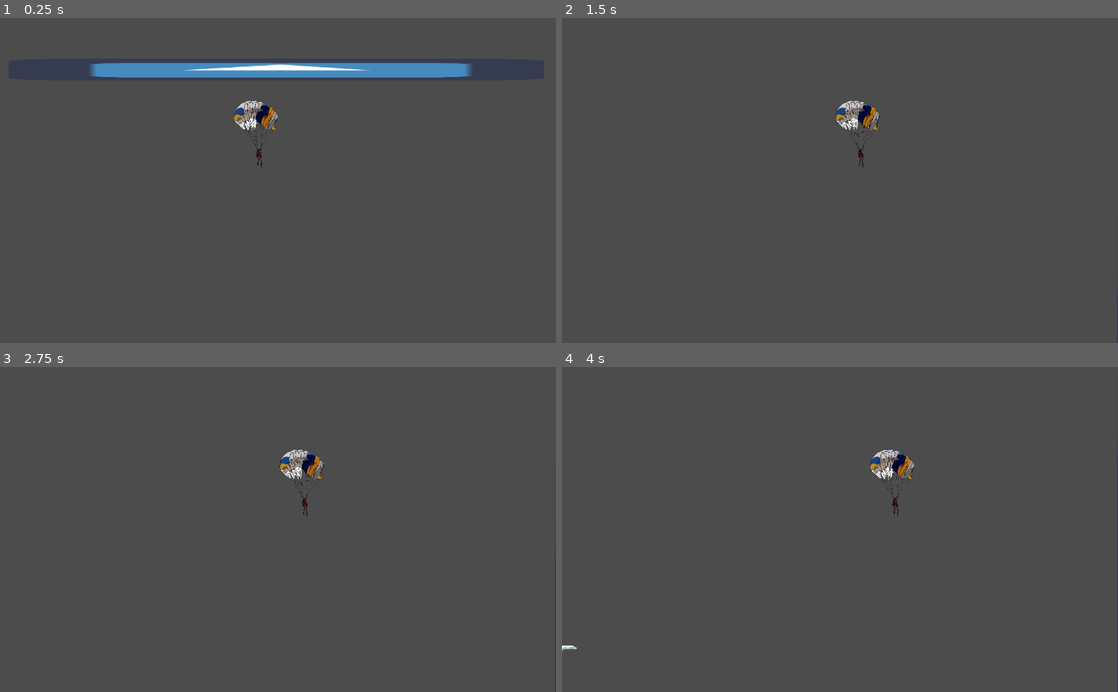
Above: before the commit, frames 1-4 (two rows, left to right).
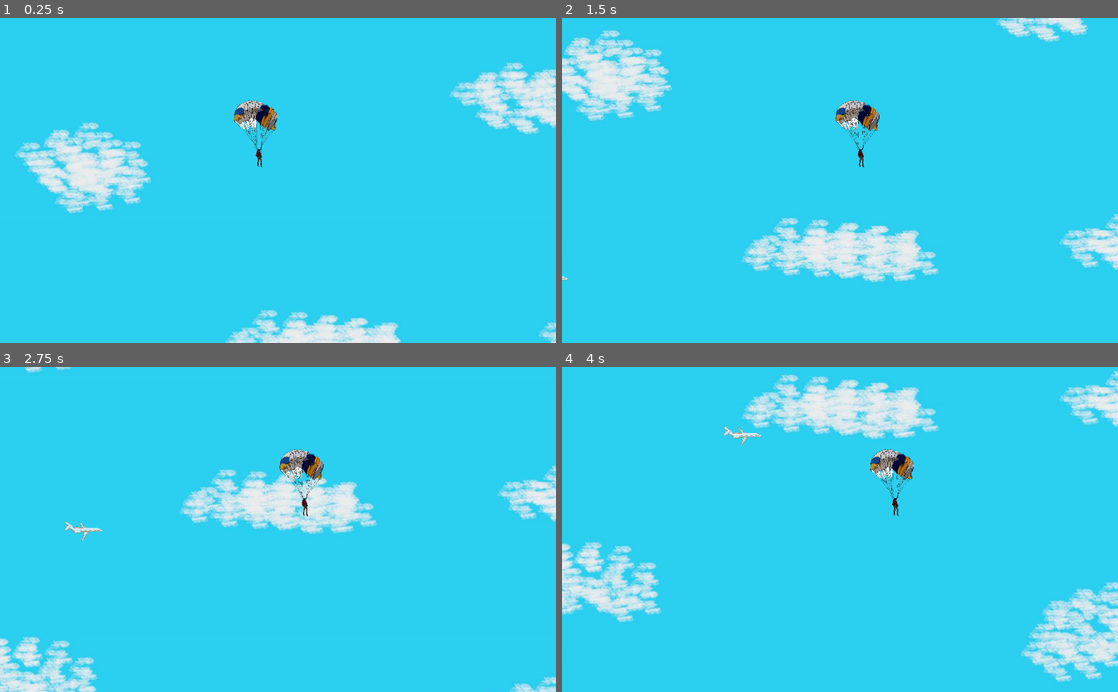
Above: after the commit, the same moments.

Repository: kevinMG01/caida_V_R_K
Game: Godot game, scene res://Nivel_1/Nivel_1.tscn
Same seed, same stepped clock (60 frames per second), same inputs: the game is played once before the commit and once after it. The project has no main scene, so this scene is started directly. The engine's default icon, where the game draws it, is replaced by a stand-in: a white triangle on a blue panel in a dark square.
Inputs:
- Up to frame 1 (0.25 s): no input
- Up to frame 2 (1.5 s): tap Enter (ui_accept) at 0.5, 0.77 s; hold Right (ui_right) 0.53-1.28 s; hold Left (ui_left) from 1.28 s (still down)
- Up to frame 3 (2.75 s): tap Enter (ui_accept) at 1.52 s; release Left (ui_left) at 2.03 s; hold Right (ui_right) from 2.03 s (still down)
- Up to frame 4 (4 s): tap Enter (ui_accept) at 3.02, 3.77 s; release Right (ui_right) at 3.53 s; hold Left (ui_left) from 3.53 s (still down)

The runs differ from the first frame. In frame 1, 99% of the frame differs, in the area x 0-100%, y 0-100%; in frame 2, 99%; in frame 3, 99%; in frame 4, 99%.

Commit message:
nivel 1
terminamos el nivel 1

Diff:
--- a/Nivel_1/Nivel_1.tscn
+++ b/Nivel_1/Nivel_1.tscn
@@ -1,22 +1,47 @@
-[gd_scene load_steps=6 format=2]
+[gd_scene load_steps=8 format=2]
 
 [ext_resource path="res://Player/Player.tscn" type="PackedScene" id=1]
 [ext_resource path="res://suelo/suelo.tscn" type="PackedScene" id=2]
 [ext_resource path="res://Enemigo/Enemigo.tscn" type="PackedScene" id=3]
 [ext_resource path="res://Nivel_1/Nivel_1.gd" type="Script" id=4]
 [ext_resource path="res://Sprites/Mundo/Sprites-fondo/Avion_fondo.tscn" type="PackedScene" id=5]
+[ext_resource path="res://Sprites/Mundo/fondo.jpeg" type="Texture" id=6]
+[ext_resource path="res://Sprites/Mundo/meta.jpeg" type="Texture" id=7]
 
 [node name="Nivel_1" type="Node2D"]
 script = ExtResource( 4 )
 
+[node name="Fondo" type="Node2D" parent="."]
+
+[node name="Fondo" type="Sprite" parent="Fondo"]
+position = Vector2( 580, -84 )
+texture = ExtResource( 6 )
+
+[node name="Fondo2" type="Sprite" parent="Fondo"]
+position = Vector2( 581, 1193 )
+texture = ExtResource( 6 )
+
+[node name="Meta" type="Sprite" parent="Fondo"]
+position = Vector2( 584, 3435 )
+texture = ExtResource( 7 )
+
+[node name="Fondo3" type="Sprite" parent="Fondo"]
+position = Vector2( 581, 2466 )
+texture = ExtResource( 6 )
+
+[node name="Avion_fondo_derecha" type="Node2D" parent="."]
+
+[node name="Avion_fondo" parent="Avion_fondo_derecha" instance=ExtResource( 5 )]
+position = Vector2( 10, -21 )
+
+[node name="Avion_fondo2" parent="Avion_fondo_derecha" instance=ExtResource( 5 )]
+position = Vector2( 55, 1181 )
+
+[node name="Avion_fondo3" parent="Avion_fondo_derecha" instance=ExtResource( 5 )]
+position = Vector2( 25, 2550 )
+
 [node name="Player" parent="." instance=ExtResource( 1 )]
 position = Vector2( 471, -493 )
-
-[node name="minimo" type="Position2D" parent="Player" groups=["min"]]
-position = Vector2( -471, -304 )
-
-[node name="maximino" type="Position2D" parent="Player" groups=["max"]]
-position = Vector2( 632, 4231 )
 
 [node name="Camera2D" type="Camera2D" parent="Player"]
 position = Vector2( 0, 86 )
@@ -25,38 +50,32 @@
 limit_right = 1100
 limit_bottom = 4000
 
-[node name="Enemigos" type="Node" parent="."]
-
-[node name="Enemigo" parent="Enemigos" instance=ExtResource( 3 )]
-position = Vector2( 935, 401 )
-
-[node name="Enemigo2" parent="Enemigos" instance=ExtResource( 3 )]
-position = Vector2( 70, 1158 )
-
-[node name="Enemigo3" parent="Enemigos" instance=ExtResource( 3 )]
-position = Vector2( 917, 1856 )
-
-[node name="Enemigo4" parent="Enemigos" instance=ExtResource( 3 )]
-position = Vector2( 72, 2566 )
-
-[node name="Enemigo5" parent="Enemigos" instance=ExtResource( 3 )]
-position = Vector2( 905, 3316 )
-
 [node name="Pared" type="Node" parent="."]
 
 [node name="suelo" parent="Pared" instance=ExtResource( 2 )]
 position = Vector2( 45, 3978 )
 
-[node name="suelo4" parent="Pared" instance=ExtResource( 2 )]
-position = Vector2( 24, -593 )
-
 [node name="suelo2" parent="Pared" instance=ExtResource( 2 )]
-position = Vector2( -101, 282 )
-scale = Vector2( 0.1, 110 )
+position = Vector2( -84, 551 )
+scale = Vector2( 0.1, 130 )
 
 [node name="suelo3" parent="Pared" instance=ExtResource( 2 )]
-position = Vector2( 1099, 316 )
-scale = Vector2( 0.1, 110 )
+position = Vector2( 1099, 554 )
+scale = Vector2( 0.1, 130 )
 
-[node name="Avion_fondo" parent="." instance=ExtResource( 5 )]
-position = Vector2( 308, 371 )
+[node name="Enemigos1" type="Node2D" parent="."]
+
+[node name="Enemigo" parent="Enemigos1" instance=ExtResource( 3 )]
+position = Vector2( 1117, 43 )
+
+[node name="Enemigo2" parent="Enemigos1" instance=ExtResource( 3 )]
+position = Vector2( 6, 849 )
+
+[node name="Enemigo3" parent="Enemigos1" instance=ExtResource( 3 )]
+position = Vector2( 1113, 1654 )
+
+[node name="Enemigo4" parent="Enemigos1" instance=ExtResource( 3 )]
+position = Vector2( 7, 2453 )
+
+[node name="Enemigo5" parent="Enemigos1" instance=ExtResource( 3 )]
+position = Vector2( 1109, 3268 )
--- a/Sprites/Mundo/Sprites-fondo/Avion_fondo.gd
+++ b/Sprites/Mundo/Sprites-fondo/Avion_fondo.gd
@@ -2,15 +2,15 @@
 
 
 var movimiento = Vector2()
-var velocity = 20
-var cantidad = 900
+var velocity = 30
+var cantidad = 800
 var distancia = 200
 var comensar = false
 var caminar = false
 
 #rotacion
 var speed = 0.08
-var comenzar_rot = false
+var comenzar_area = false
 
 
 func _ready():
@@ -21,7 +21,8 @@
 
 
 func _physics_process(delta):
-	move()
+	if comenzar_area == true:
+		move()
 	movimiento = move_and_slide(movimiento)
 	movimiento.x = lerp(movimiento.x,0,0.21)
 
@@ -39,7 +40,6 @@
 		if caminar == false:
 			movimiento.x += velocity
 			cantidad -= 1
-			print(cantidad)
 			if cantidad == 0:
 				caminar = true
 		if caminar == true:
@@ -52,6 +52,7 @@
 	pass
 
 
+
 #func _on_Area2D_body_entered(body):
 #	if body.get_name() == "Player_l":
 #		global_Var.vida -= 1
@@ -61,3 +62,9 @@
 #		global_Var.vida -= 1
 #		global_Var.cantidad_j_2 = 0
 #		body.queue_free()
+
+
+func _on_Area2D_body_entered(body):
+	if body.get_name() == "Player":
+		comenzar_area = true
+		pass
--- a/Sprites/Mundo/Sprites-fondo/Avion_fondo.tscn
+++ b/Sprites/Mundo/Sprites-fondo/Avion_fondo.tscn
@@ -4,7 +4,7 @@
 [ext_resource path="res://Sprites/Mundo/Sprites-fondo/avion-blanco.png" type="Texture" id=2]
 
 [sub_resource type="RectangleShape2D" id=1]
-extents = Vector2( 663, 7 )
+extents = Vector2( 25, 13 )
 
 [sub_resource type="RectangleShape2D" id=2]
 extents = Vector2( 532, 140 )
@@ -13,8 +13,9 @@
 script = ExtResource( 1 )
 
 [node name="cuerpo" type="CollisionShape2D" parent="."]
-position = Vector2( 426, -1 )
+position = Vector2( -8, 5 )
 shape = SubResource( 1 )
+disabled = true
 
 [node name="Sprite" type="Sprite" parent="."]
 scale = Vector2( 0.1, 0.1 )
@@ -25,3 +26,5 @@
 [node name="area" type="CollisionShape2D" parent="Area2D"]
 position = Vector2( 495, -124 )
 shape = SubResource( 2 )
+
+[connection signal="body_entered" from="Area2D" to="." method="_on_Area2D_body_entered"]
--- a/suelo/suelo.tscn
+++ b/suelo/suelo.tscn
@@ -1,6 +1,4 @@
-[gd_scene load_steps=3 format=2]
-
-[ext_resource path="res://icon.png" type="Texture" id=1]
+[gd_scene load_steps=2 format=2]
 
 [sub_resource type="RectangleShape2D" id=1]
 extents = Vector2( 495, 18.5 )
@@ -10,8 +8,3 @@
 [node name="CollisionShape2D" type="CollisionShape2D" parent="."]
 position = Vector2( 485, 8.5 )
 shape = SubResource( 1 )
-
-[node name="Sprite" type="Sprite" parent="."]
-position = Vector2( 485, 14 )
-scale = Vector2( 15.4063, 0.625 )
-texture = ExtResource( 1 )
